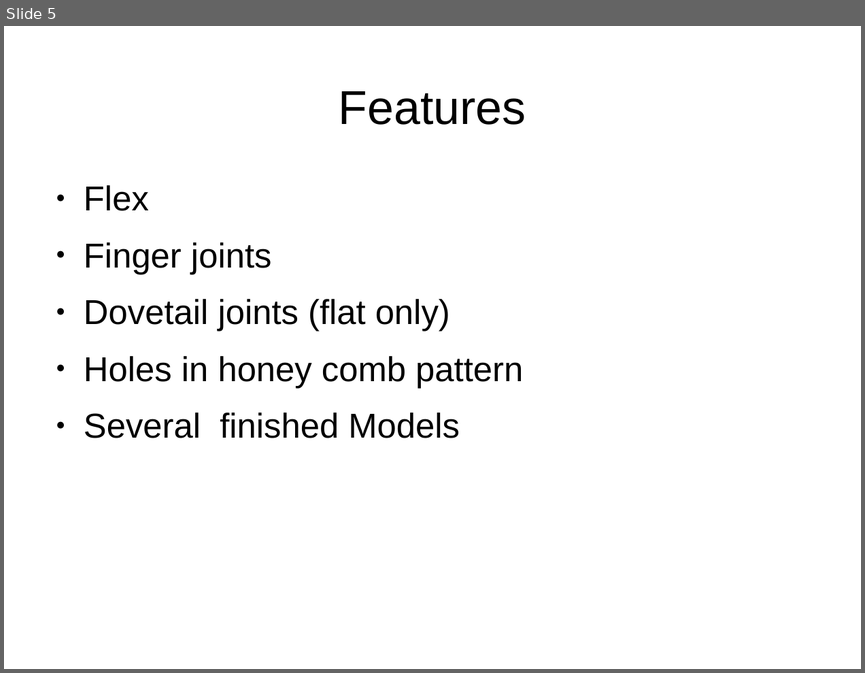
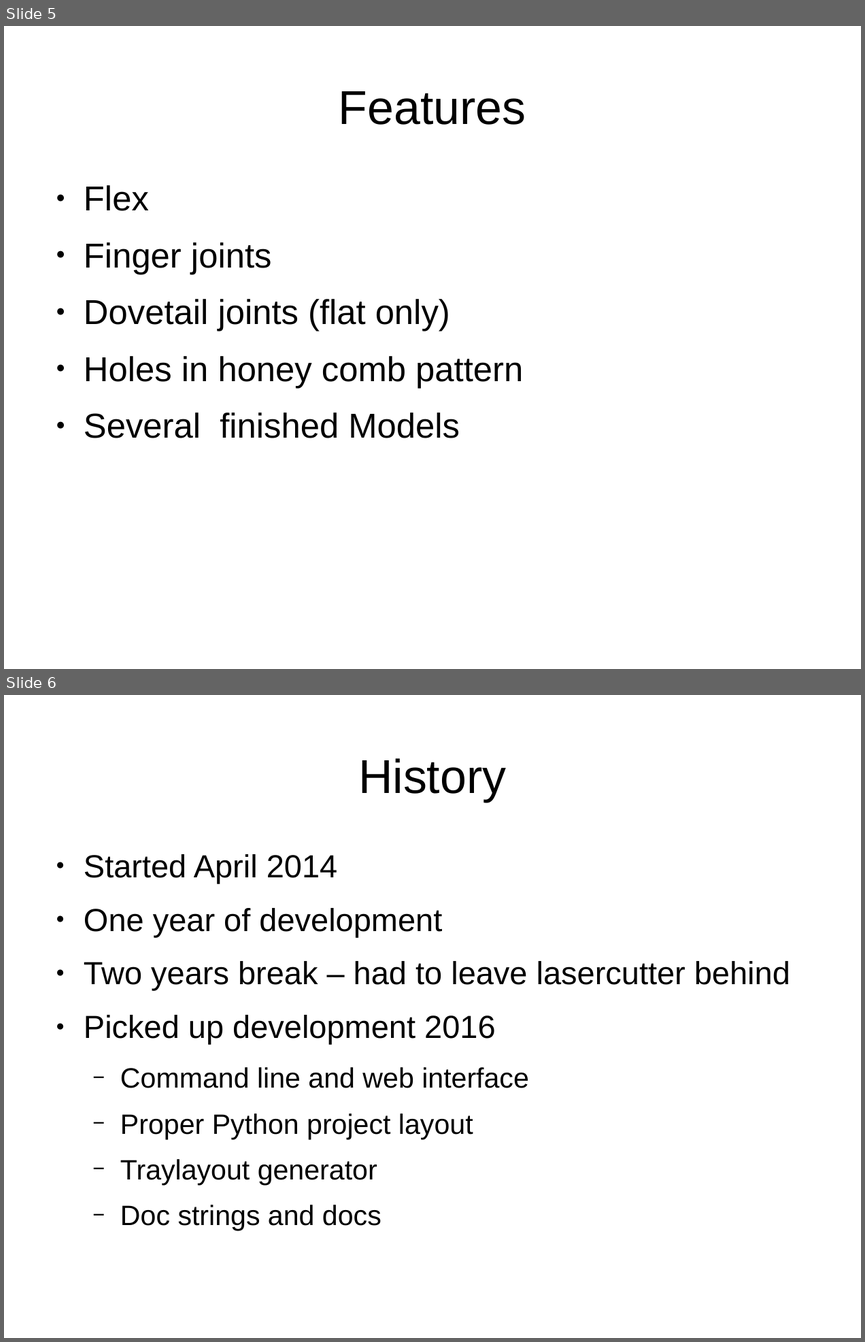
Before and after one commit to florianfesti/boxes, a slide deck: documentation/presentation.odp. Shown one above the other, each under a label of ours: slide 5 before the commit, slides 5 and 6 after it. The pictures are 865x673 and 865x1342 pixels, drawn with LibreOffice and Linux fonts; fonts in the diff are those of the drawing. Boxes give left, top, right and bottom in pixels: in the first picture for what was removed or moved away, otherwise in the second. Text is boxed around its words. In the diff, an @@ line names an element or a change of style, - is before the commit and + after.

```diff
--- a/documentation/presentation.odp
+++ b/documentation/presentation.odp
@@ slide 6 added at [4, 695, 861, 1338], background #FFFFFF @@
@@ title added at [358, 758, 506, 802], 44 pt, text #000000 @@
+History
@@ text added at [84, 854, 790, 1231], 29.6 pt, text #000000 @@
+● Started April 2014
+● One year of development
+● Two years break – had to leave lasercutter behind
+● Picked up development 2016
+  − Command line and web interface
+  − Proper Python project layout
+  − Traylayout generator
+  − Doc strings and docs
```
Also in this commit, not shown: 2 slides changed, 1 other slide added.
